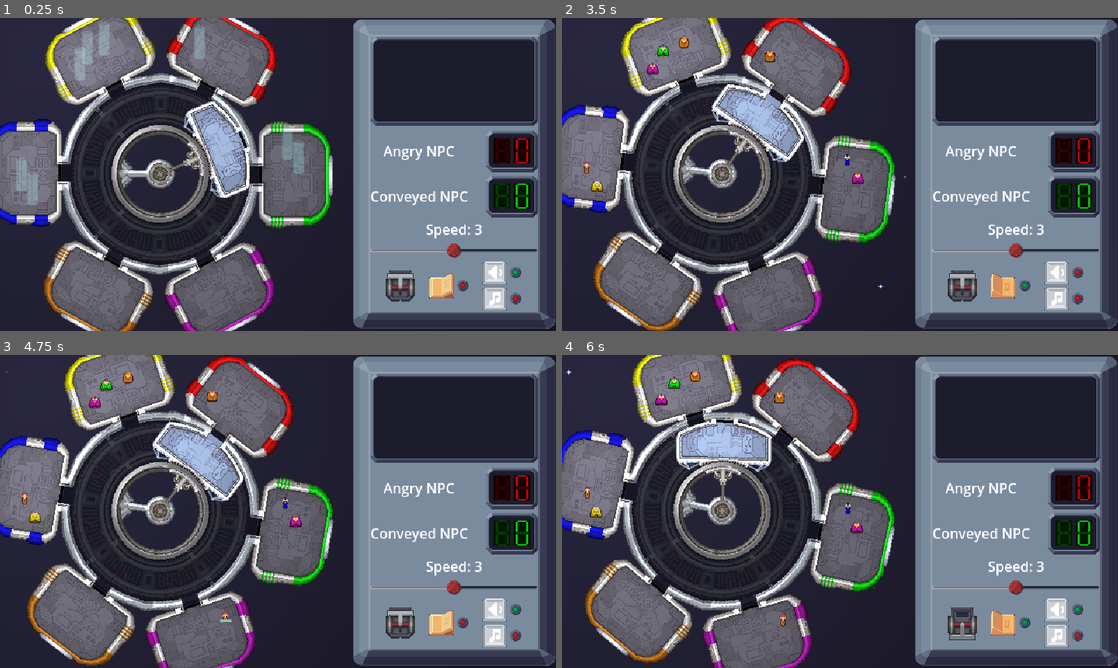
Above: before the commit, frames 1-4 (two rows, left to right).
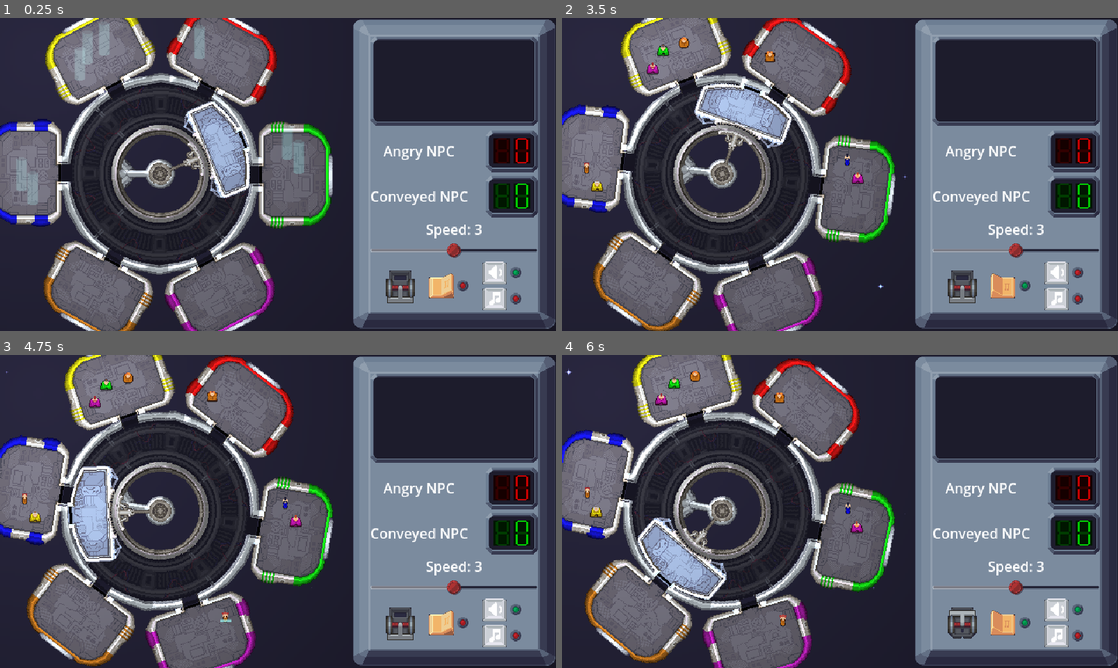
Above: after the commit, the same moments.

Repository: tehelka-gamedev/gmtk-2025
Game: Godot game, scene res://main.tscn
Two runs of this game, one before a commit and one after it. Both use one fixed random seed, a clock stepped at 60 frames per second and the inputs below. The engine's default icon, where the game draws it, is replaced by a stand-in: a white triangle on a blue panel in a dark square. Sound files missing from this copy of the repository are replaced by a short silence.
Inputs (mouse positions are in pixels of both pictures, inside the frame that each line leads up to):
- Up to frame 1 (0.25 s): no input
- Up to frame 2 (3.5 s): click (962, 287) at 0.5 s; click (1001, 287) at 1.25 s; click (1056, 271) at 2.02 s; click (962, 287) at 2.75 s
- Up to frame 3 (4.75 s): click (439, 624) at 3.5 s; click (494, 608) at 4.27 s
- Up to frame 4 (6 s): click (962, 624) at 5 s; click (1001, 624) at 5.75 s

The runs differ from the first frame. In frame 1, 0.2% of the frame differs, in the area x 69-75%, y 81-92%; in frame 2, 2.8%; in frame 3, 5.1%; in frame 4, 5.1%, in the area x 13-75%, y 20-92%.

Commit message:
Fix elevator lever panel with ugly pretty hack

Diff:
--- a/godot/control_panel.gd
+++ b/godot/control_panel.gd
@@ -16,6 +16,13 @@
 
 func _ready() -> void:
     elevator_movement_lever.toggled.connect(_on_elevator_movement_lever_toggled)
+
+func initialize(elevator: Elevator) -> void:
+    set_speed_cursor(elevator.current_speed)
+    _on_elevator_move_state_changed(elevator.moving)
+
+    toggle_elevator_movement.connect(elevator.on_elevator_toggle_movement_from_ui)
+    speed_cursor_changed.connect(elevator.set_speed_idx_no_signal)
 
 func set_angry_npc_count(value: int) -> void:
     angry_npc_digit_display.set_value(value)
@@ -41,6 +48,9 @@
 func _on_elevator_movement_lever_toggled(_toggled_on: bool):
     toggle_elevator_movement.emit()
 
+func _on_elevator_move_state_changed(new_state: bool) -> void:
+    elevator_movement_lever.set_pressed_no_signal(new_state)
+
 func _on_elevator_broken_set_to(broken: bool) -> void:
     if broken:
         speed_slider.editable = false
--- a/godot/objects/elevator.gd
+++ b/godot/objects/elevator.gd
@@ -8,6 +8,7 @@
 signal speed_changed(new_speed:int, speed_idx:int)
 signal broken_speed_changed(broken: bool)
 
+signal moving_changed(new_state:bool)
 const SNAP_LERP_VALUE: float = 5.0
 
 @export var DOOR_COYOTE_THRESHOLD: float = 1.0
@@ -25,7 +26,12 @@
             current_speed = value
             speed_changed.emit(speed_array[current_speed], current_speed)
 
-@export var moving: bool = true
+@export var moving: bool = true :
+    set(value):
+        if value != moving:
+            moving = value
+            moving_changed.emit(moving)
+
 @export var snap_duration: float = 0.5
 @export var snap_target:Node2D = null
 
--- a/godot/scripts/game_manager.gd
+++ b/godot/scripts/game_manager.gd
@@ -71,15 +71,16 @@
     elevator.door_opened.connect(_on_elevator_door_opened)
     _restart_npc_spawn_timer()
 
-    _control_panel.set_speed_cursor(elevator.current_speed)
+
+    _control_panel.initialize(elevator)
 
     elevator.speed_changed.connect(func(_new_speed: int, speed_idx: int): (
         _control_panel.set_speed_cursor(speed_idx)
     ))
 
-    _control_panel.toggle_elevator_movement.connect(elevator.on_elevator_toggle_movement_from_ui)
-    _control_panel.speed_cursor_changed.connect(elevator.set_speed_idx_no_signal)
+
     elevator.broken_speed_changed.connect(_control_panel._on_elevator_broken_set_to)
+    elevator.moving_changed.connect(_control_panel._on_elevator_move_state_changed)
 
     _narrative_manager.update.connect(_control_panel.message_panel.set_message)
     _narrative_manager.fired.connect(_on_lose_condition)
@@ -242,8 +243,9 @@
 
     # ugly fix for using control panel. Joy of end of jam O:)
     _control_panel.toggle_elevator_movement.connect((func():
-        elevator.stop_loading_people()
         send_player_choice(PlayerChoice.ABORT)
+        await get_tree().process_frame # eurk
+        elevator.handle_toggle_movement()
         ),
         ConnectFlags.CONNECT_ONE_SHOT
     )
--- a/godot/ui/control_panel.tscn
+++ b/godot/ui/control_panel.tscn
@@ -86,6 +86,7 @@
 [node name="ElevatorMovementLever" type="CheckButton" parent="VBoxContainer2/VBoxContainer/MarginContainer/HBoxContainer"]
 layout_mode = 2
 size_flags_horizontal = 4
+focus_mode = 0
 theme_type_variation = &"Lever"
 
 [node name="Jinglebutton" parent="VBoxContainer2/VBoxContainer/MarginContainer/HBoxContainer" instance=ExtResource("4_wqfgl")]
